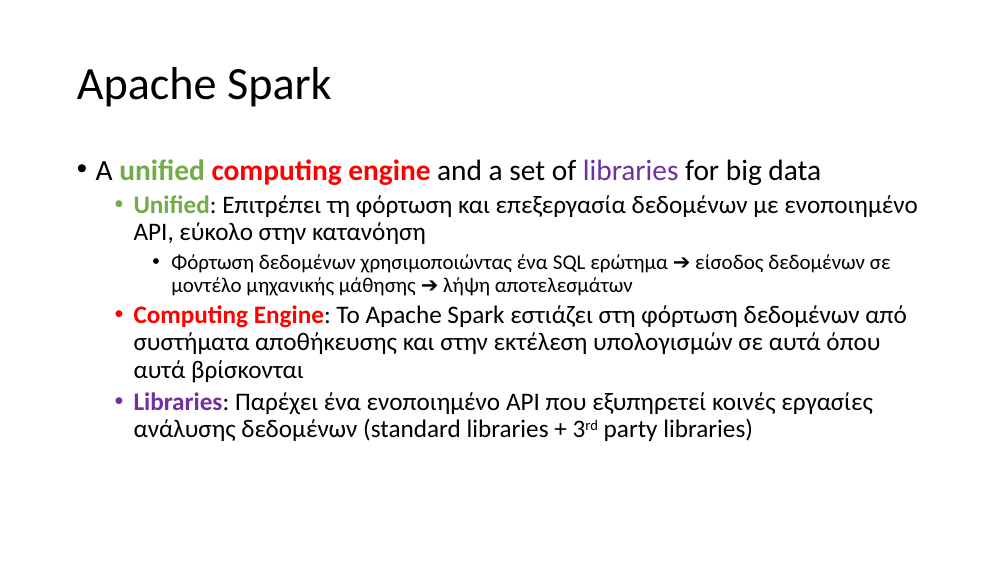
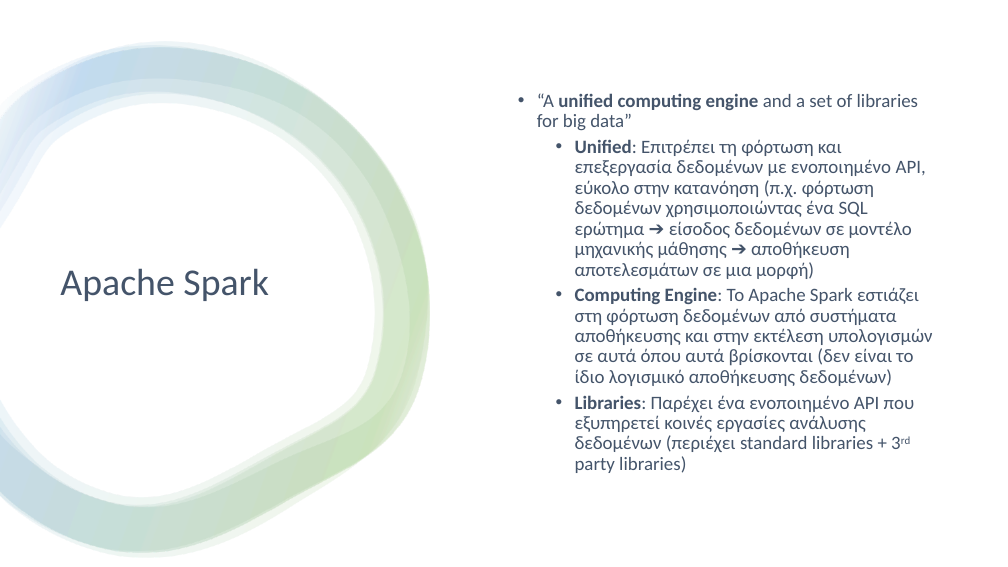
Before and after one commit to chgogos/big_data, a slide deck: slide 3 of 04. Apache Spark.pptx. Drawn at 1008x567 pixels with LibreOffice and Linux fonts; fonts in the diff are those of the drawing. Boxes give left, top, right and bottom in pixels: in the first picture for what was removed or moved away, otherwise in the second. Text is boxed around its words. In the diff, an @@ line names an element or a change of style, - is before the commit and + after.

```diff
--- a/04. Apache Spark.pptx
+++ b/04. Apache Spark.pptx
@@ rectangle added at bbox=[0, 0, 1008, 567], fill #FFFFFF @@
@@ group added at bbox=[0, 42, 430, 558]: 4 freeform shapes @@
@@ text "“A unified computing engine and ..." at bbox=[537, 93, 933, 473]: vertical alignment top to middle @@
@@ title "Apache Spark": place and size @@
-title "Apache Spark" at bbox=[77, 67, 332, 107]
+title "Apache Spark" at bbox=[60, 268, 269, 301]
@@ title "Apache Spark" at bbox=[60, 268, 269, 301]: size 44 to 36 pt, text colour #000000 to #44546A @@
@@ text at bbox=[537, 93, 933, 473]: text changed; size 24 to 18 pt; text colour #000000 to #44546A @@
-• A unified computing engine and a set of libraries for big data
-  • Unified: Επιτρέπει τη φόρτωση και επεξεργασία δεδομένων με ενοποιημένο API, εύκολο στην κατανόηση
-    • Φόρτωση δεδομένων χρησιμοποιώντας ένα SQL ερώτημα ➔ είσοδος δεδομένων σε μοντέλο μηχανικής μάθησης ➔ λήψη αποτελεσμάτων
-  • Computing Engine: To Apache Spark εστιάζει στη φόρτωση δεδομένων από συστήματα αποθήκευσης και στην εκτέλεση υπολογισμών σε αυτά όπου αυτά βρίσκονται
-  • Libraries: Παρέχει ένα ενοποιημένο API που εξυπηρετεί κοινές εργασίες ανάλυσης δεδομένων (standard libraries + 3rd party libraries)
+• “A unified computing engine and a set of libraries for big data”
+  • Unified: Επιτρέπει τη φόρτωση και επεξεργασία δεδομένων με ενοποιημένο API, εύκολο στην κατανόηση (π.χ. φόρτωση δεδομένων χρησιμοποιώντας ένα SQL ερώτημα ➔ είσοδος δεδομένων σε μοντέλο μηχανικής μάθησης ➔ αποθήκευση αποτελεσμάτων σε μια μορφή)
+  • Computing Engine: To Apache Spark εστιάζει στη φόρτωση δεδομένων από συστήματα αποθήκευσης και στην εκτέλεση υπολογισμών σε αυτά όπου αυτά βρίσκονται (δεν είναι το ίδιο λογισμικό αποθήκευσης δεδομένων)
+  • Libraries: Παρέχει ένα ενοποιημένο API που εξυπηρετεί κοινές εργασίες ανάλυσης δεδομένων (περιέχει standard libraries + 3rd party libraries)
```
Also in this commit, not shown: 3 other slides changed, 3 other files.
